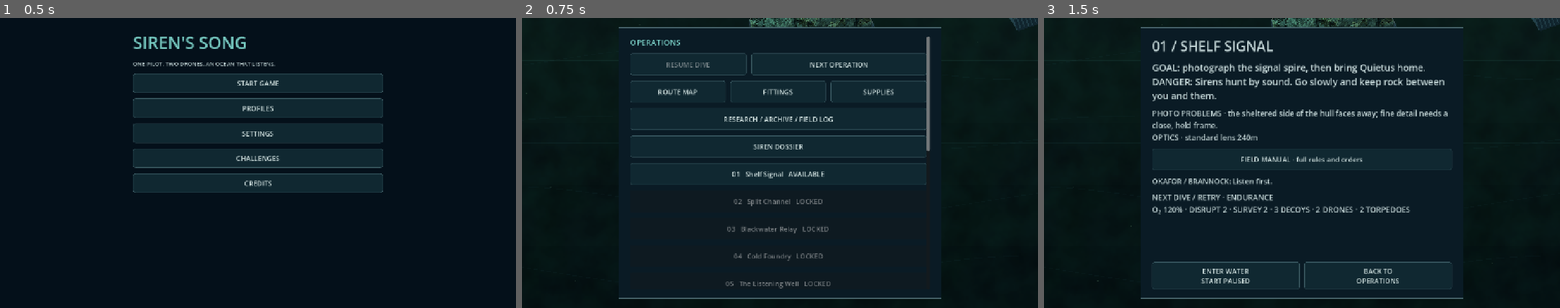
Above: before the commit, frames 1-3 (left to right).
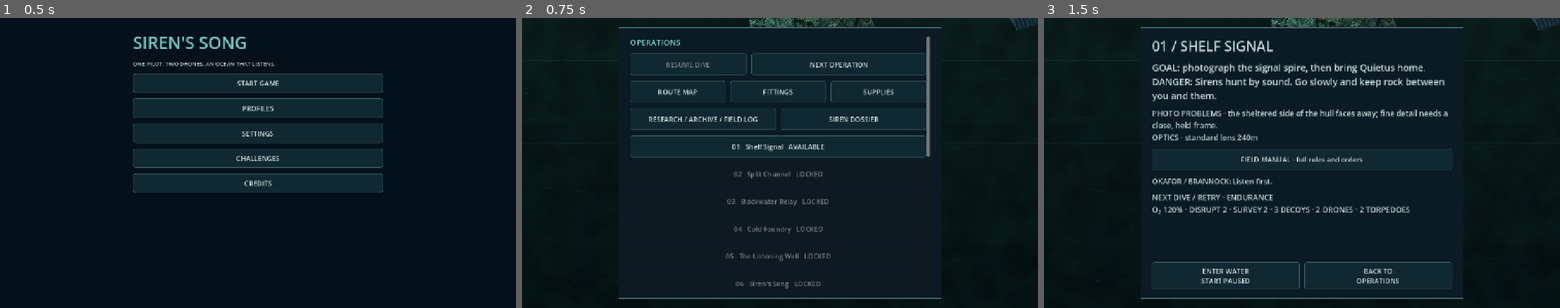
Above: after the commit, the same moments.

Repository: pemunson90-cmd/Siren-s-Song
Game: Godot game, scene res://scenes/main.tscn
Two runs of this game, one before a commit and one after it. Both use one fixed random seed, a clock stepped at 60 frames per second and the inputs below. Sound files missing from this copy of the repository are replaced by a short silence.
Inputs:
- Up to frame 1 (0.5 s): no input
- Up to frame 2 (0.75 s): click "START GAME" at 0.5 s
- Up to frame 3 (1.5 s): click "NEXT OPERATION" at 1.25 s

Frame 1 is identical in both runs. In frame 2, 2.0% of the frame differs, in the area x 21-79%, y 34-94%; in frame 3, nothing differs.

Commit message:
Keep dossier access within Operations row

Diff:
--- a/game/src/presentation/ops_home/ops_home.gd
+++ b/game/src/presentation/ops_home/ops_home.gd
@@ -53,7 +53,17 @@
  var dossier=host._button(host.panel_box,"SIREN DOSSIER",func():load("res://src/presentation/siren_dossier/siren_dossier.gd").show(host),"siren_dossier")
  dossier.custom_minimum_size.y=maxf(dossier.custom_minimum_size.y,host.ui_touch_height)
  for node in host.panel_box.get_children():
-  if action(node)=="archive":host.panel_box.move_child(dossier,node.get_index()+1);break
+  if action(node)=="archive":
+   # Keep both dossier entry points while sharing one vertical slot. This
+   # preserves an actually exposed disabled mission row at dense layouts.
+   var index=node.get_index();var row=HBoxContainer.new()
+   row.add_theme_constant_override("separation",Table.GAP)
+   host.panel_box.add_child(row);host.panel_box.move_child(row,index)
+   node.reparent(row);dossier.reparent(row)
+   for button in [node,dossier]:
+    button.size_flags_horizontal=Control.SIZE_EXPAND_FILL
+    button.custom_minimum_size.x=maxf(button.custom_minimum_size.x,host.ui_touch_height)
+   break
  var group=VBoxContainer.new();group.add_theme_constant_override("separation",Table.GAP);host.panel_box.add_child(group)
  var fold=host._button(host.panel_box,Table.TEXT.fold%recovered.size(),func():group.visible=not group.visible;host.call_deferred("_layout"),"recovered_fold")
  for node in recovered:node.reparent(group)
